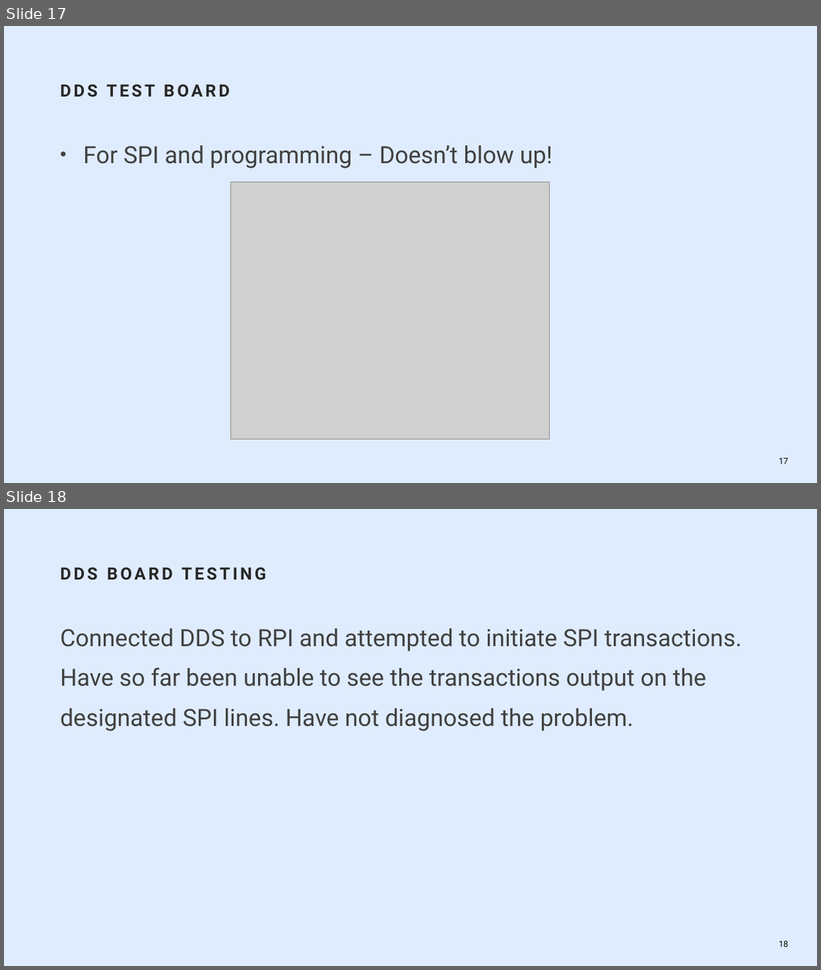
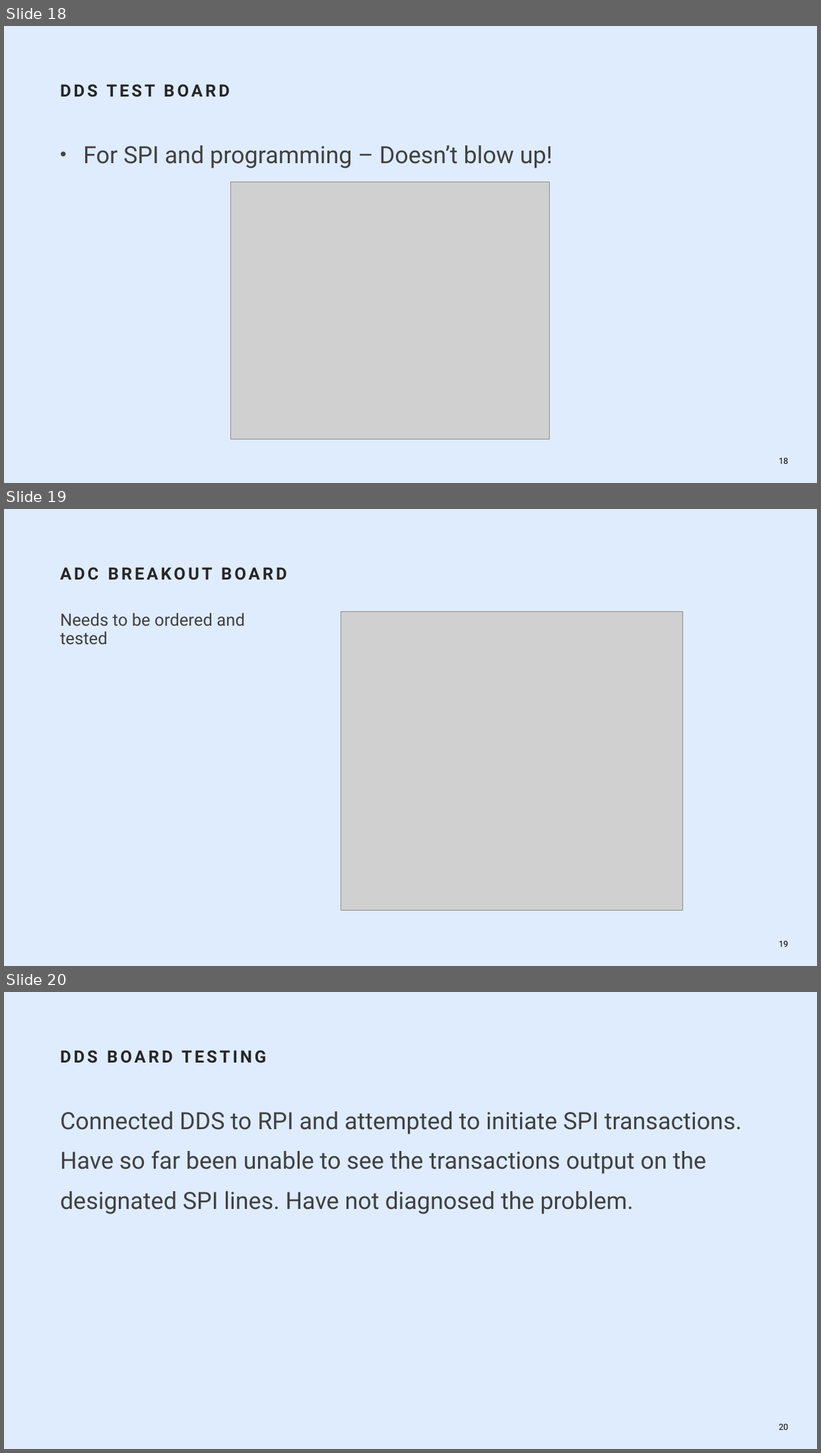
Before and after one commit to tylerwhite26/ECE_455_Brain_Stimulator, a slide deck: Presentations/Week_8_Presentation.pptx. Shown one above the other, each under a label of ours: slides 17 and 18 before the commit, slides 18, 19 and 20 after it. The pictures are 821x970 and 821x1453 pixels, drawn with LibreOffice and Linux fonts; fonts in the diff are those of the drawing; grey boxes stand for pictures; background and template pictures are left out. Boxes give left, top, right and bottom in pixels: in the first picture for what was removed or moved away, otherwise in the second. Text is boxed around its words. In the diff, an @@ line names an element or a change of style, - is before the commit and + after.

```diff
--- a/Presentations/Week_8_Presentation.pptx
+++ b/Presentations/Week_8_Presentation.pptx
@@ slide 19 added at [4, 509, 817, 966], background #DFECFD @@
@@ title added at [60, 567, 287, 580], 20 pt, text #262626, bold @@
+ADC BREAKOUT BOARD
@@ text added at [60, 613, 245, 645], 20 pt, text #404040 @@
+Needs to be ordered and tested
@@ picture added at [341, 611, 683, 910] @@
@@ page number added at [779, 941, 788, 947], 10 pt, text #000000 @@
+19
@@ what was slide 17 is now slide 18 @@
@@ page number at [779, 458, 788, 464]: text changed @@
-17
+18
@@ what was slide 18 is now slide 20 @@
@@ page number at [779, 1424, 788, 1430]: text changed @@
-18
+20
```
Also in this commit, not shown: 1 other slide added.
